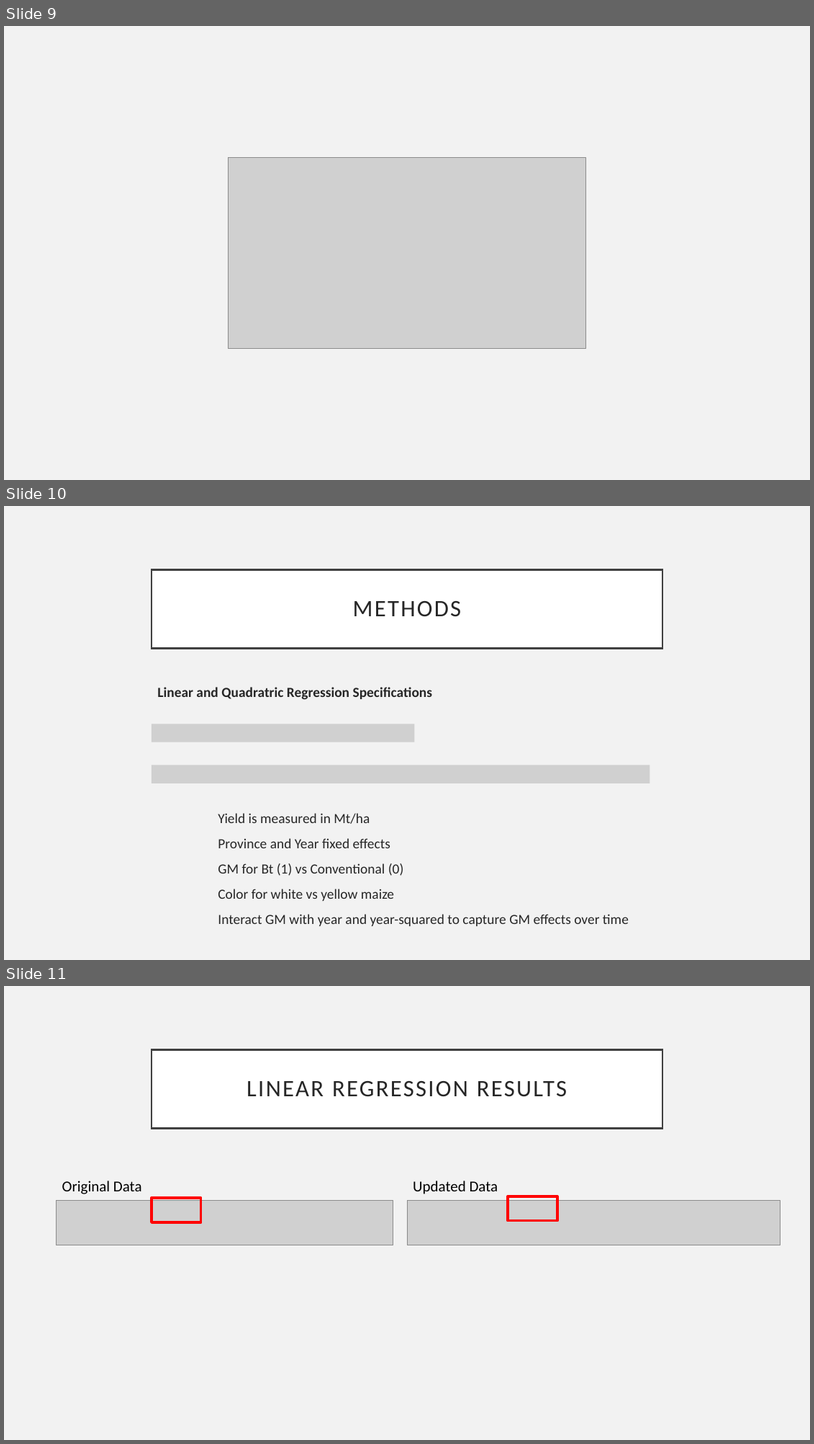
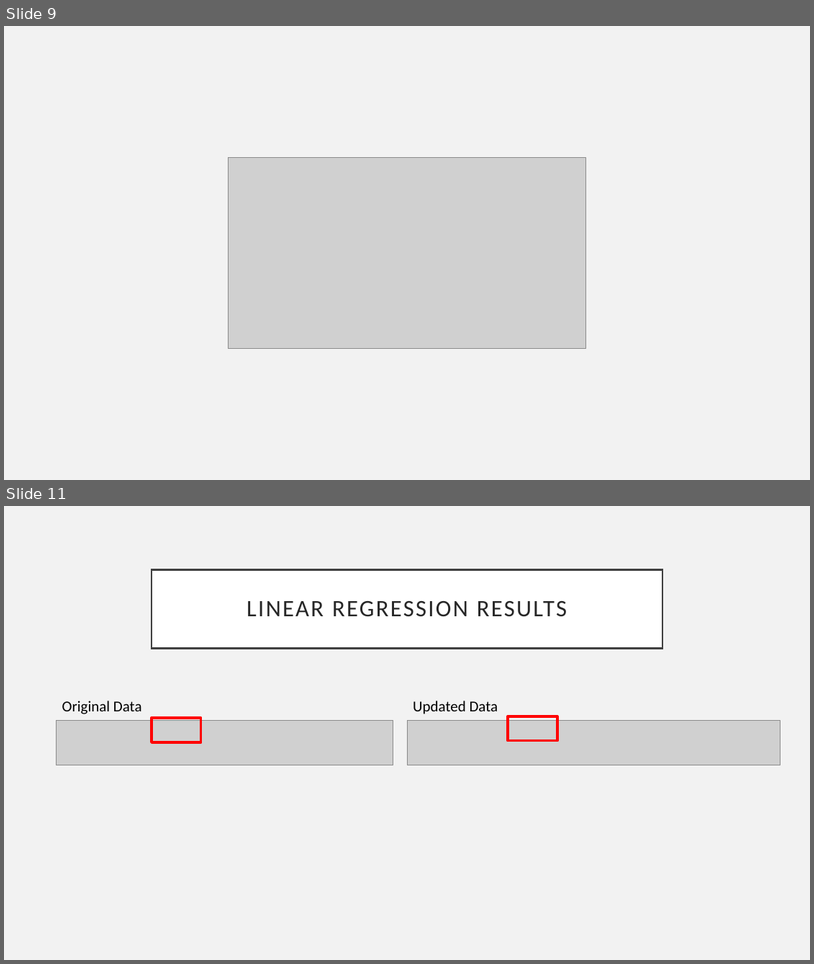
Before and after one commit to cfcooper/maize, a slide deck: SA_maize_AAEA2021.pptx. Shown one above the other, each under a label of ours: slides 9, 10 and 11 before the commit, slides 9 and 11 after it; the slides between them are not shown. The pictures are 814x1444 and 814x964 pixels, drawn with LibreOffice and Linux fonts; fonts in the diff are those of the drawing; grey boxes stand for pictures. Boxes give left, top, right and bottom in pixels: in the first picture for what was removed or moved away, otherwise in the second. Text is boxed around its words. In the diff, an @@ line names an element or a change of style, - is before the commit and + after.

```diff
--- a/SA_maize_AAEA2021.pptx
+++ b/SA_maize_AAEA2021.pptx
@@ slide 10 removed at (x1=4, y1=506, x2=810, y2=960), background #F2F2F2 @@
@@ title removed at (x1=152, y1=569, x2=663, y2=648) @@
-METHODS
@@ text removed at (x1=157, y1=687, x2=629, y2=926) @@
-Linear and Quadratric Regression Specifications
-Yield is measured in Mt/ha
-Province and Year fixed effects
-GM for Bt (1) vs Conventional (0)
-Color for white vs yellow maize
-Interact GM with year and year-squared to capture GM effects over time
@@ picture removed at (x1=152, y1=723, x2=415, y2=742) @@
@@ picture removed at (x1=152, y1=765, x2=650, y2=783) @@
```
Also in this commit, not shown: 1 slide changed, 1 slide added, 1 other file.
